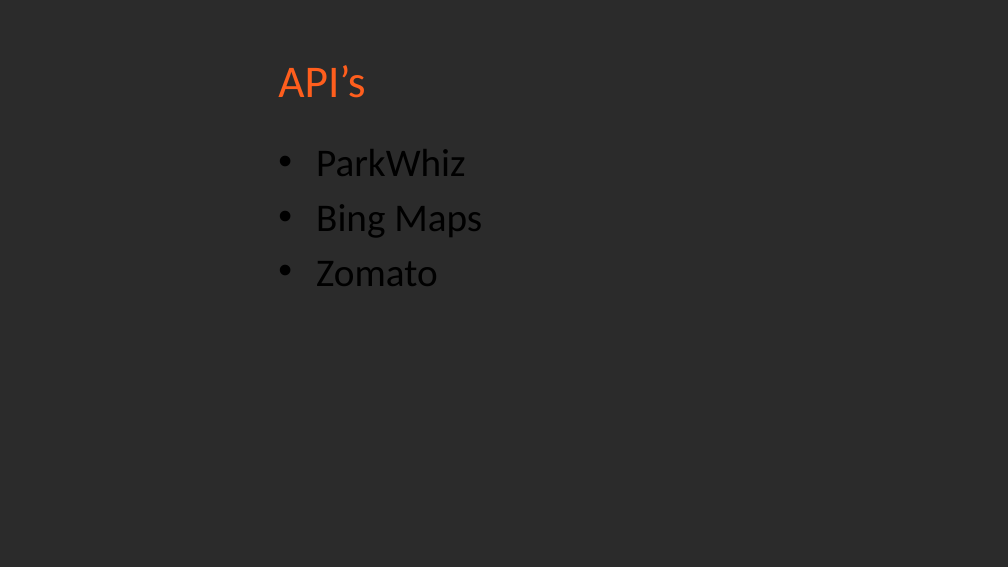
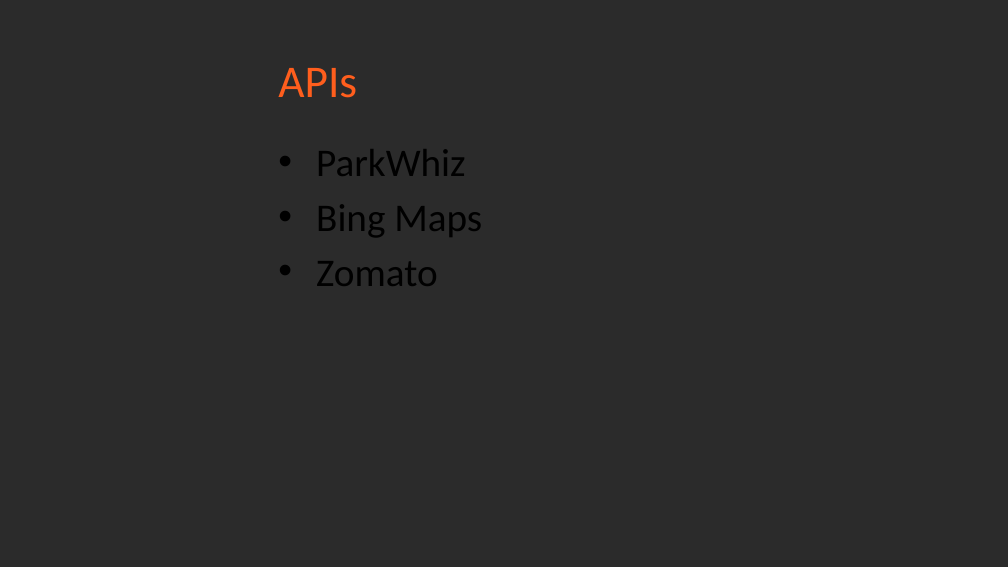
Before and after one commit to irishjedi77/Parking, a slide deck: slide 5 of Out of the Park.pptx (slide 4 before the commit). Drawn at 1008x567 pixels with LibreOffice and Linux fonts; fonts in the diff are those of the drawing; background and template pictures are left out; a plain dark background stands for a picture behind light text. Boxes give left, top, right and bottom in pixels: in the first picture for what was removed or moved away, otherwise in the second. Text is boxed around its words. In the diff, an @@ line names an element or a change of style, - is before the commit and + after.

```diff
--- a/Out of the Park.pptx
+++ b/Out of the Park.pptx
@@ title at (278, 68, 357, 98): text changed @@
-API’s
+APIs
```
Also in this commit, not shown: 2 other slides changed, 3 slides added, 1 slide removed, 4 other files.
